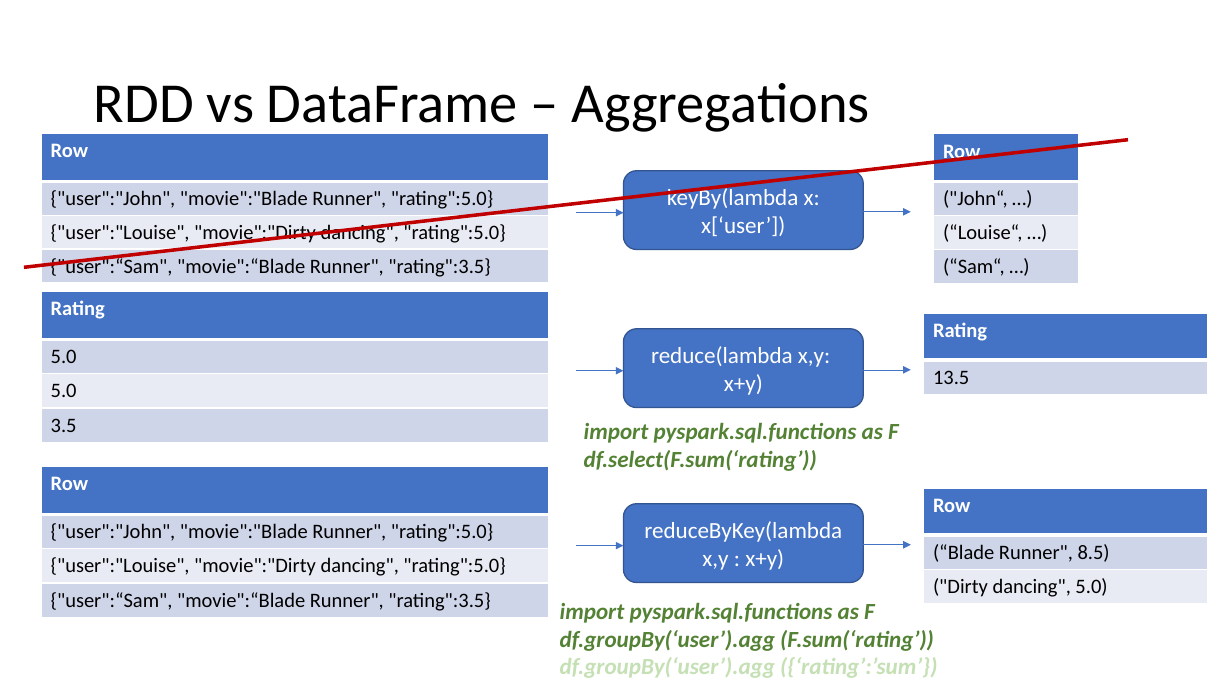
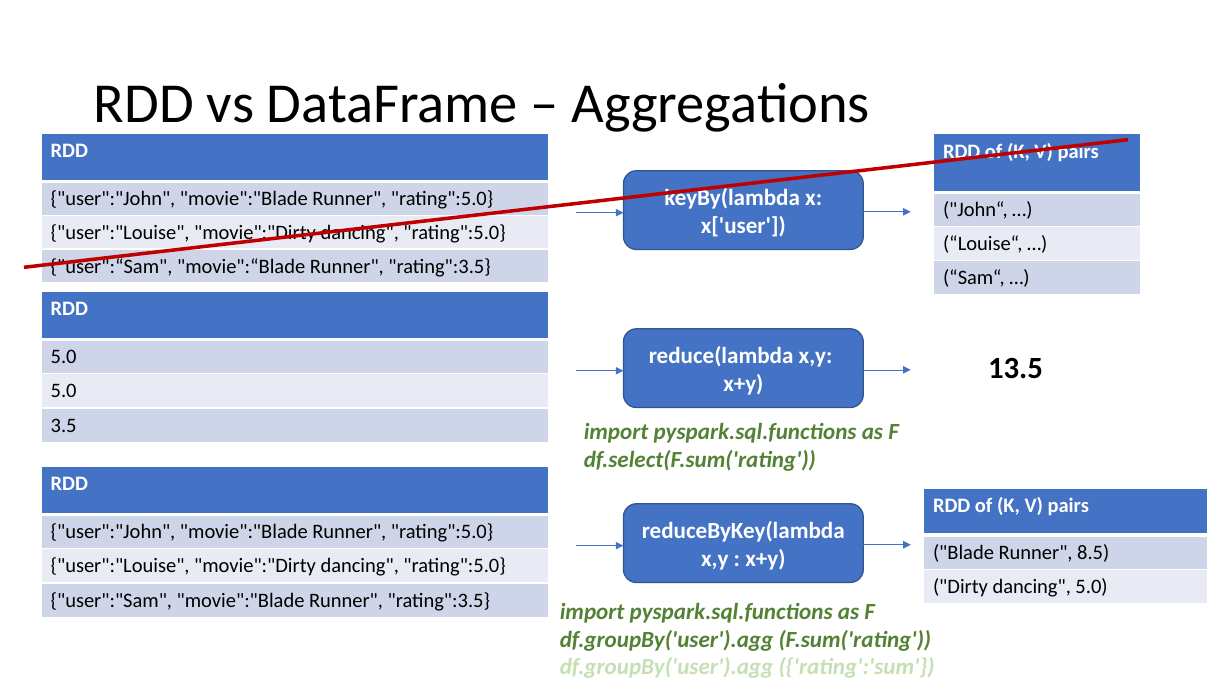
Before and after one commit to criteo-research/master-iasd, a slide deck: slide 8 of module4/td2/td2-spark-dataframe.pptx. Drawn at 1232x693 pixels with LibreOffice and Linux fonts; fonts in the diff are those of the drawing. Boxes give left, top, right and bottom in pixels: in the first picture for what was removed or moved away, otherwise in the second. Text is boxed around its words. In the diff, an @@ line names an element or a change of style, - is before the commit and + after.

```diff
--- a/module4/td2/td2-spark-dataframe.pptx
+++ b/module4/td2/td2-spark-dataframe.pptx
@@ table at [42, 133, 549, 283] @@
-row 1, column 1: Row
+row 1, column 1: RDD
@@ table at [934, 134, 1141, 294] @@
-row 1, column 1: Row
+row 1, column 1: RDD of (K, V) pairs
@@ table: place and size @@
-table at [934, 134, 1080, 284]
+table at [934, 134, 1141, 294]
@@ text in rounded rectangle at [664, 185, 822, 237]: text changed; bold on @@
-keyBy(lambda x: x[‘user’])
+keyBy(lambda x: x['user'])
@@ table at [42, 291, 549, 441] @@
-row 1, column 1: Rating
+row 1, column 1: RDD
@@ rounded rectangle "reduce(lambda x,y: x+y)" at [624, 329, 864, 408]: bold on @@
@@ table removed at [924, 313, 1208, 394], 2 rows, 1 columns @@
-Rating
-13.5
@@ text added at [988, 357, 1043, 379], 24 pt, text #000000, bold @@
+13.5
@@ table at [42, 467, 549, 616] @@
-row 1, column 1: Row
+row 1, column 1: RDD
@@ row 4, column 1: "{"user":“Sam", "movie":“Blade Runner", "rating":3.5}" to "{"user":"Sam", "movie":"Blade Runner", "rating":3.5}" @@
@@ text at [584, 450, 816, 471]: text changed @@
-df.select(F.sum(‘rating’))
+df.select(F.sum('rating'))
@@ rounded rectangle "reduceByKey(lambda x,y : x+y)" at [624, 504, 864, 582]: bold on @@
@@ table at [924, 489, 1208, 604] @@
-row 1, column 1: Row
+row 1, column 1: RDD of (K, V) pairs
@@ row 2, column 1: "(“Blade Runner", 8.5)" to "("Blade Runner", 8.5)" @@
@@ text at [560, 630, 935, 678]: text changed @@
-df.groupBy(‘user’).agg (F.sum(‘rating’))
-df.groupBy(‘user’).agg ({‘rating’:’sum’})
+df.groupBy('user').agg (F.sum('rating'))
+df.groupBy('user').agg ({'rating':'sum'})
```
Also in this commit, not shown: 3 other slides changed, 1 other file.
